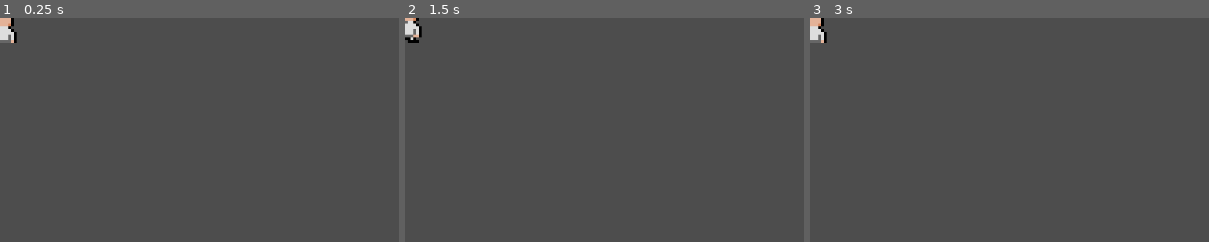
Above: before the commit, frames 1-3 (left to right).
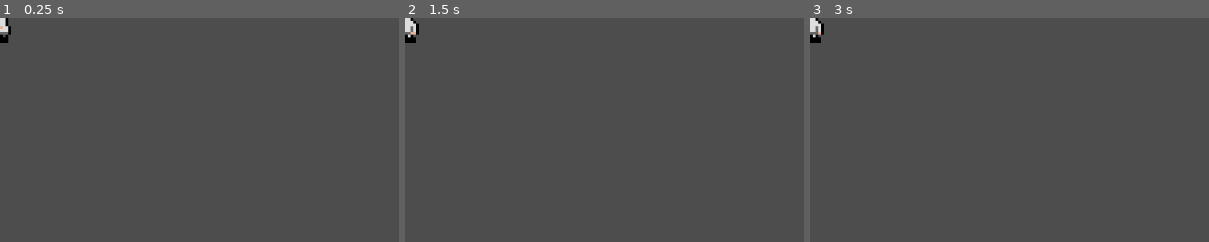
Above: after the commit, the same moments.

Repository: b1gd3vd0g/soup-kitchen
Game: Godot game, scene res://chef.tscn
The game is run twice, just before and just after one commit, with the same random seed, the same clock (stepped at 60 frames per second) and the same inputs. The project has no main scene, so this scene is started directly.
Inputs:
- Up to frame 1 (0.25 s): no input
- Up to frame 2 (1.5 s): tap Enter at 0.5 s; hold D (move_right) 0.53-1.28 s; tap Space at 1.25 s; hold S (move_down) from 1.28 s (still down)
- Up to frame 3 (3 s): tap Enter at 2 s; release S (move_down) at 2.03 s; hold D (move_right) 2.03-2.78 s; tap Space at 2.75 s; hold W (move_up) from 2.78 s (still down)
The pictures show only the part of the screen within x 0-50%, y 0-50%; the shares and areas given below are measured in that part.

The runs differ from the first frame. In frame 1, 0.4% of the frame differs, in the area x 0-5%, y 0-12%; in frame 2, 0.3%; in frame 3, 0.4%.
Error in both runs: Invalid call. Nonexistent function 'size' in base 'Window'. (res://chef.gd:12)

Commit message:
Add walking left and right animations.

Diff:
--- a/chef.tscn
+++ b/chef.tscn
@@ -1,39 +1,71 @@
-[gd_scene load_steps=13 format=3 uid="uid://dew3xfc3qwsiy"]
+[gd_scene load_steps=21 format=3 uid="uid://dew3xfc3qwsiy"]
 
 [ext_resource type="Script" uid="uid://cjq58o85ff386" path="res://chef.gd" id="1_mivr5"]
 [ext_resource type="Texture2D" uid="uid://i86kglducj77" path="res://sprites/chef.png" id="1_qigfl"]
 
 [sub_resource type="AtlasTexture" id="AtlasTexture_mivr5"]
 atlas = ExtResource("1_qigfl")
-region = Rect2(0, 0, 72, 72)
+region = Rect2(0, 0, 80, 80)
 
 [sub_resource type="AtlasTexture" id="AtlasTexture_j8bwy"]
 atlas = ExtResource("1_qigfl")
-region = Rect2(72, 0, 72, 72)
+region = Rect2(80, 0, 80, 80)
 
 [sub_resource type="AtlasTexture" id="AtlasTexture_5cx38"]
 atlas = ExtResource("1_qigfl")
-region = Rect2(144, 0, 72, 72)
+region = Rect2(160, 0, 80, 80)
 
 [sub_resource type="AtlasTexture" id="AtlasTexture_v0wnx"]
 atlas = ExtResource("1_qigfl")
-region = Rect2(216, 0, 72, 72)
+region = Rect2(240, 0, 80, 80)
 
 [sub_resource type="AtlasTexture" id="AtlasTexture_qdksg"]
 atlas = ExtResource("1_qigfl")
-region = Rect2(0, 72, 72, 72)
+region = Rect2(0, 240, 80, 80)
 
 [sub_resource type="AtlasTexture" id="AtlasTexture_4weln"]
 atlas = ExtResource("1_qigfl")
-region = Rect2(72, 72, 72, 72)
+region = Rect2(80, 240, 80, 80)
 
 [sub_resource type="AtlasTexture" id="AtlasTexture_suw86"]
 atlas = ExtResource("1_qigfl")
-region = Rect2(144, 72, 72, 72)
+region = Rect2(160, 240, 80, 80)
 
 [sub_resource type="AtlasTexture" id="AtlasTexture_rgniv"]
 atlas = ExtResource("1_qigfl")
-region = Rect2(216, 72, 72, 72)
+region = Rect2(240, 240, 80, 80)
+
+[sub_resource type="AtlasTexture" id="AtlasTexture_c5ec0"]
+atlas = ExtResource("1_qigfl")
+region = Rect2(0, 160, 80, 80)
+
+[sub_resource type="AtlasTexture" id="AtlasTexture_85l5g"]
+atlas = ExtResource("1_qigfl")
+region = Rect2(80, 160, 80, 80)
+
+[sub_resource type="AtlasTexture" id="AtlasTexture_4q8fo"]
+atlas = ExtResource("1_qigfl")
+region = Rect2(160, 160, 80, 80)
+
+[sub_resource type="AtlasTexture" id="AtlasTexture_f4cyl"]
+atlas = ExtResource("1_qigfl")
+region = Rect2(240, 160, 80, 80)
+
+[sub_resource type="AtlasTexture" id="AtlasTexture_khjhk"]
+atlas = ExtResource("1_qigfl")
+region = Rect2(0, 80, 80, 80)
+
+[sub_resource type="AtlasTexture" id="AtlasTexture_1hf4q"]
+atlas = ExtResource("1_qigfl")
+region = Rect2(80, 80, 80, 80)
+
+[sub_resource type="AtlasTexture" id="AtlasTexture_eq6wr"]
+atlas = ExtResource("1_qigfl")
+region = Rect2(160, 80, 80, 80)
+
+[sub_resource type="AtlasTexture" id="AtlasTexture_hbqq5"]
+atlas = ExtResource("1_qigfl")
+region = Rect2(240, 80, 80, 80)
 
 [sub_resource type="SpriteFrames" id="SpriteFrames_fio5r"]
 animations = [{
@@ -68,6 +100,40 @@
 "texture": SubResource("AtlasTexture_rgniv")
 }],
 "loop": true,
+"name": &"walk_left",
+"speed": 5.0
+}, {
+"frames": [{
+"duration": 1.0,
+"texture": SubResource("AtlasTexture_c5ec0")
+}, {
+"duration": 1.0,
+"texture": SubResource("AtlasTexture_85l5g")
+}, {
+"duration": 1.0,
+"texture": SubResource("AtlasTexture_4q8fo")
+}, {
+"duration": 1.0,
+"texture": SubResource("AtlasTexture_f4cyl")
+}],
+"loop": true,
+"name": &"walk_right",
+"speed": 5.0
+}, {
+"frames": [{
+"duration": 1.0,
+"texture": SubResource("AtlasTexture_khjhk")
+}, {
+"duration": 1.0,
+"texture": SubResource("AtlasTexture_1hf4q")
+}, {
+"duration": 1.0,
+"texture": SubResource("AtlasTexture_eq6wr")
+}, {
+"duration": 1.0,
+"texture": SubResource("AtlasTexture_hbqq5")
+}],
+"loop": true,
 "name": &"walk_up",
 "speed": 5.0
 }]
@@ -77,11 +143,14 @@
 
 [node name="Chef" type="CharacterBody2D"]
 script = ExtResource("1_mivr5")
+speed = null
 
 [node name="Sprite" type="AnimatedSprite2D" parent="."]
 sprite_frames = SubResource("SpriteFrames_fio5r")
-animation = &"walk_up"
+animation = &"walk_left"
+frame_progress = 0.936691
 
 [node name="BoundingBox" type="CollisionShape2D" parent="."]
+visible = false
 position = Vector2(-2, 0)
 shape = SubResource("RectangleShape2D_j8bwy")
